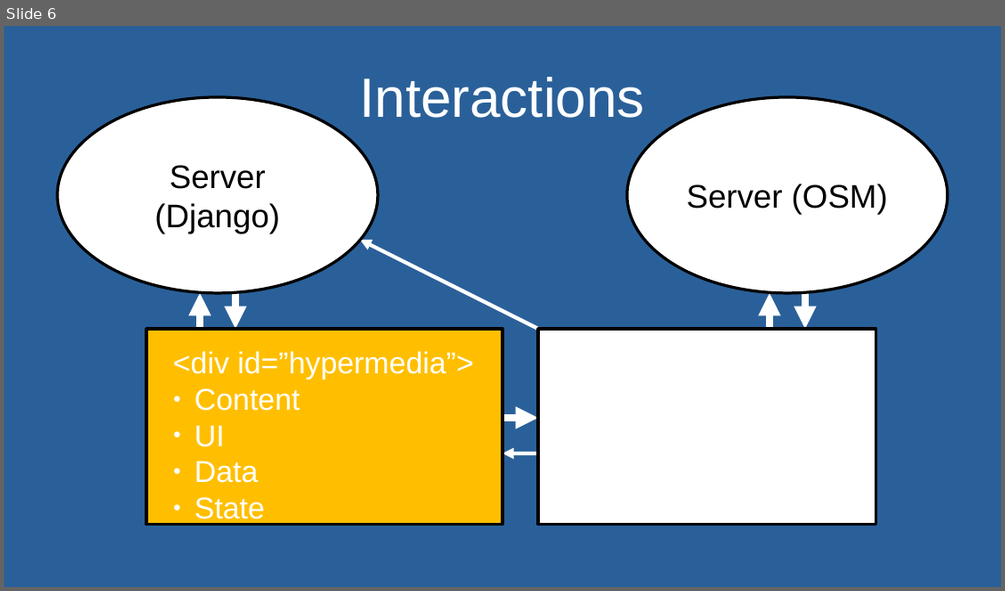
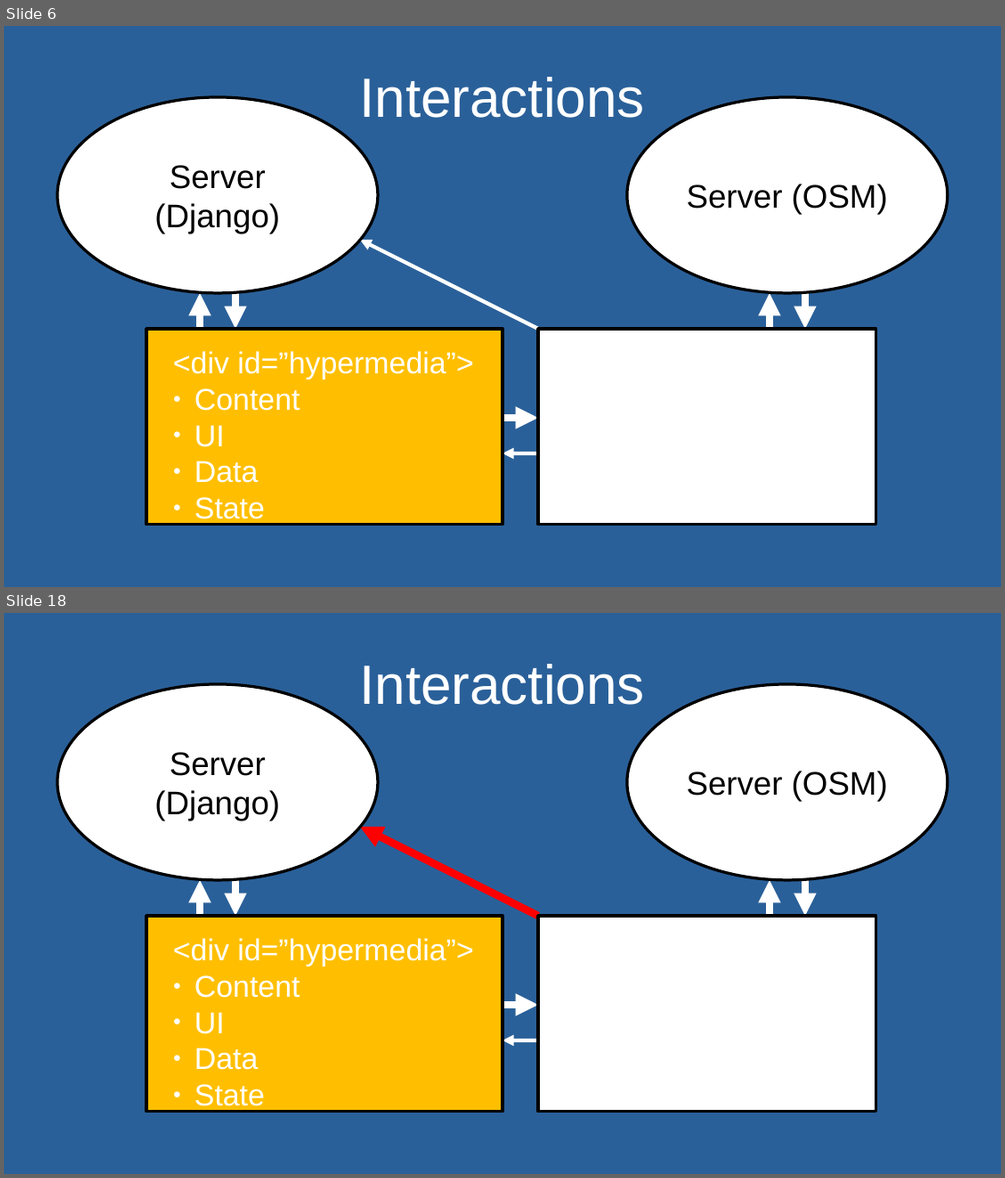
Before and after one commit to andywar65/map_swap_example, a slide deck: hypermedia_driven_maps.odp. Shown one above the other, each under a label of ours: slide 6 before the commit, slides 6 and 18 after it; the slides between them are not shown. The pictures are 1005x591 and 1005x1178 pixels, drawn with LibreOffice and Linux fonts; fonts in the diff are those of the drawing. Boxes give left, top, right and bottom in pixels: in the first picture for what was removed or moved away, otherwise in the second. Text is boxed around its words. In the diff, an @@ line names an element or a change of style, - is before the commit and + after.

```diff
--- a/hypermedia_driven_maps.odp
+++ b/hypermedia_driven_maps.odp
@@ slide 18 added at box(4, 613, 1001, 1174), background #2A6099 @@
@@ title added at box(359, 664, 645, 705), 44 pt, text #FFFFFF @@
+Interactions
@@ ellipse added at box(57, 684, 378, 881), fill #FFFFFF, outline #000000 2.3 pt, 26 pt, text #000000 @@
+Server (Django)
@@ ellipse added at box(627, 684, 947, 881), fill #FFFFFF, outline #000000 2.3 pt, 26 pt, text #000000 @@
+Server (OSM)
@@ arrow added from (539, 916) to (360, 827), #FF0000 6.01 pt @@
@@ arrow added from (201, 916) to (201, 880), #FFFFFF 6.01 pt @@
@@ arrow added from (235, 880) to (235, 916), #FFFFFF 6.01 pt @@
@@ arrow added from (769, 916) to (769, 880), #FFFFFF 6.01 pt @@
@@ arrow added from (805, 880) to (805, 916), #FFFFFF 6.01 pt @@
@@ rectangle added at box(146, 916, 502, 1112), fill #FFBF00, outline #000000 2.3 pt @@
@@ rectangle added at box(539, 916, 877, 1112), fill #FFFFFF, outline #000000 2.3 pt @@
@@ text added at box(173, 938, 473, 1111), 24 pt, text #FFFFFF @@
+<div id=”hypermedia”>
+● Content
+● UI
+● Data
+● State
@@ arrow added from (502, 1005) to (539, 1005), #FFFFFF 6.01 pt @@
@@ arrow added from (539, 1040) to (502, 1040), #FFFFFF 3 pt @@
```
Also in this commit, not shown: 4 slides changed, 7 other slides added.
